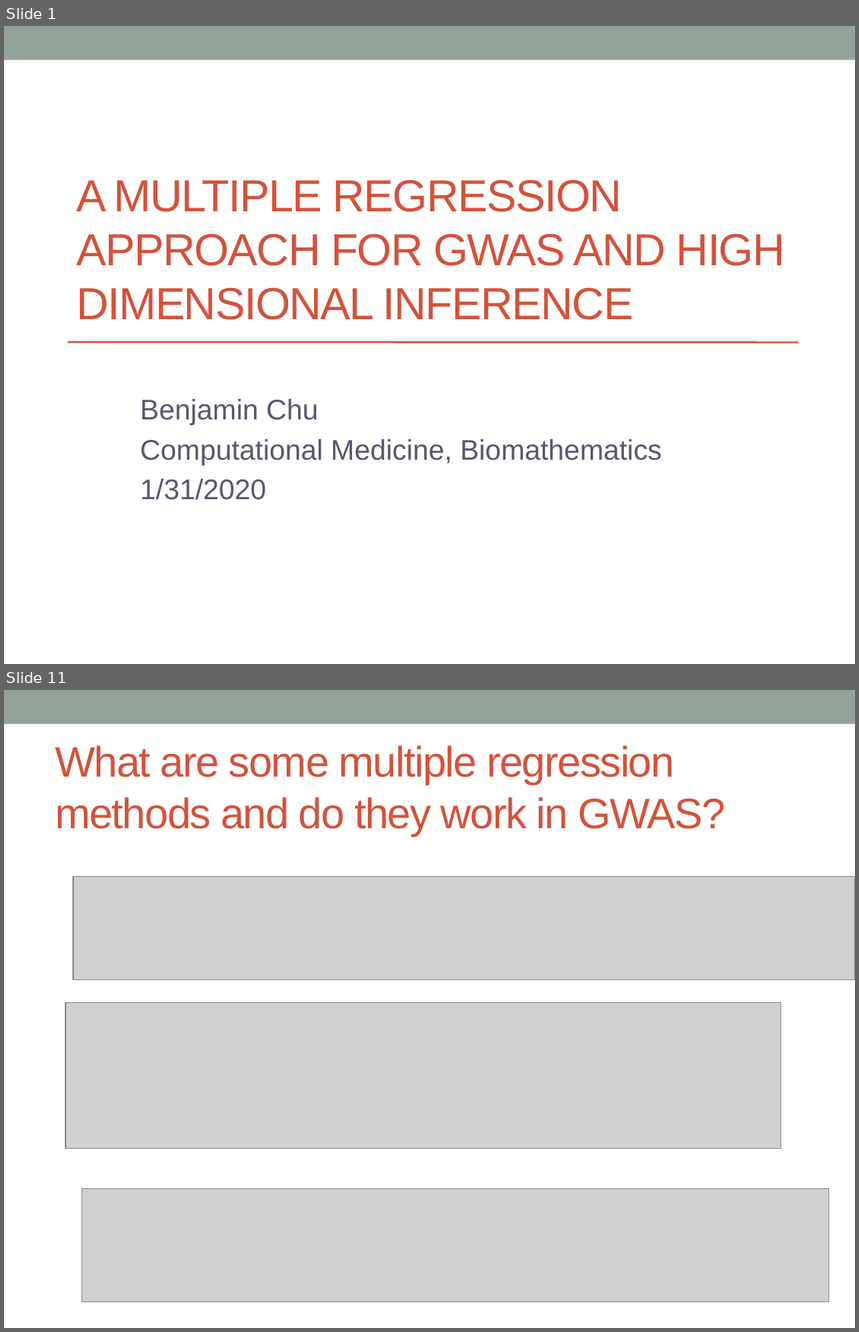
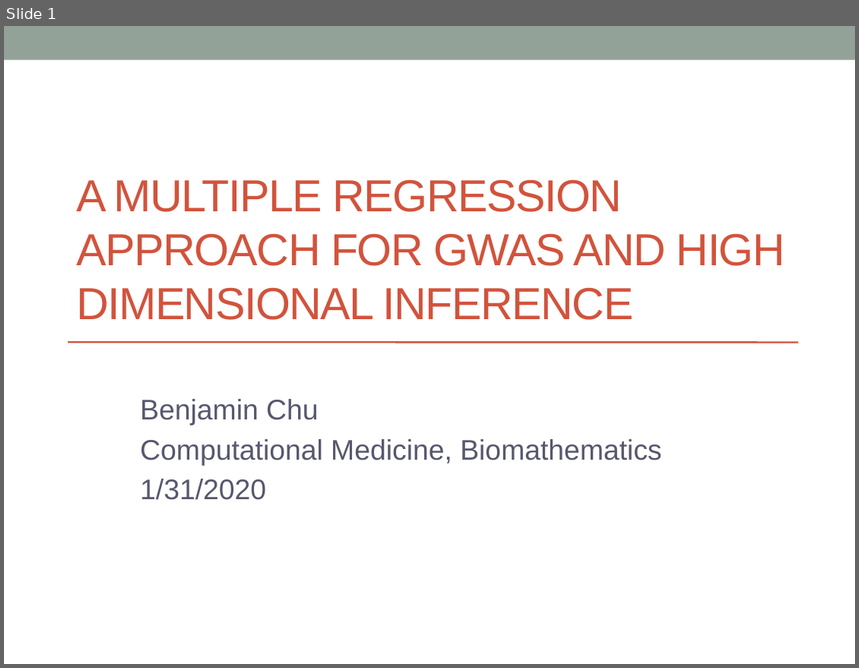
Before and after one commit to biona001/public-talks, a slide deck: QCBio luncheon 2020/Presentation1.pptx. Shown one above the other, each under a label of ours: slides 1 and 11 before the commit, slide 1 after it; the slides between them are not shown. The pictures are 859x1332 and 859x668 pixels, drawn with LibreOffice and Linux fonts; fonts in the diff are those of the drawing; grey boxes stand for pictures. Boxes give left, top, right and bottom in pixels: in the first picture for what was removed or moved away, otherwise in the second. Text is boxed around its words. In the diff, an @@ line names an element or a change of style, - is before the commit and + after.

```diff
--- a/QCBio luncheon 2020/Presentation1.pptx
+++ b/QCBio luncheon 2020/Presentation1.pptx
@@ slide 11 removed at [4,690,855,1328], background #FFFFFF; not listed: 1 template element that a slide beside it also shows @@
@@ title removed at [55,745,725,835] @@
-What are some multiple regression methods and do they work in GWAS?
@@ picture removed at [73,876,855,980] @@
@@ picture removed at [66,1002,780,1149] @@
@@ picture removed at [82,1189,829,1303] @@
```
Also in this commit, not shown: 9 slides changed, 7 slides added, 1 other slide removed, 1 other file.
